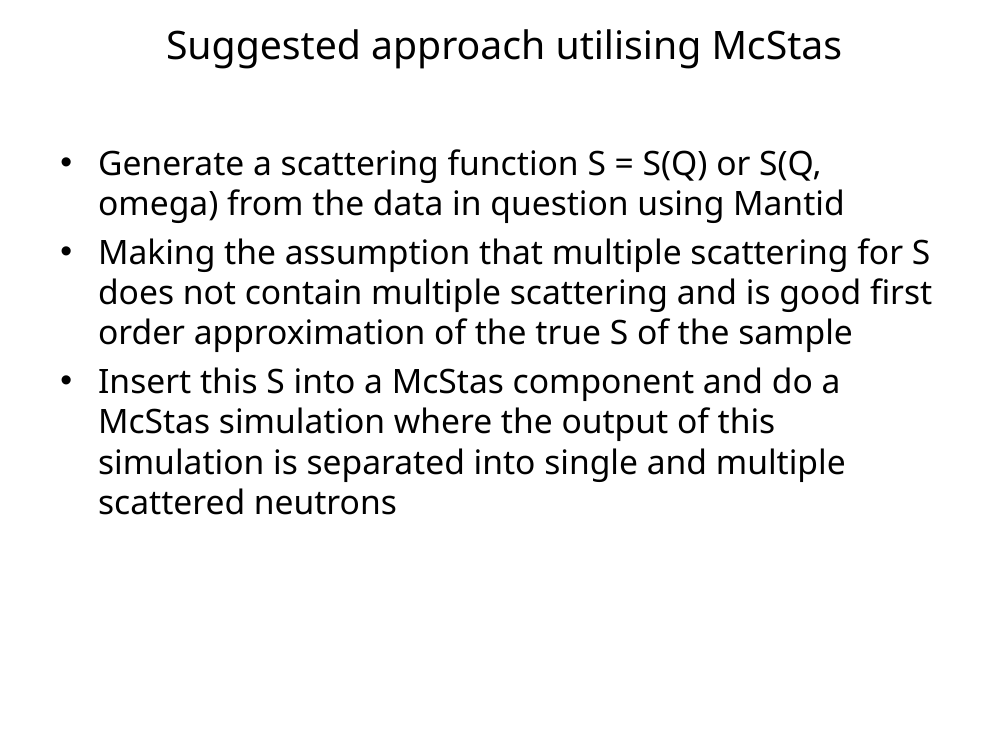
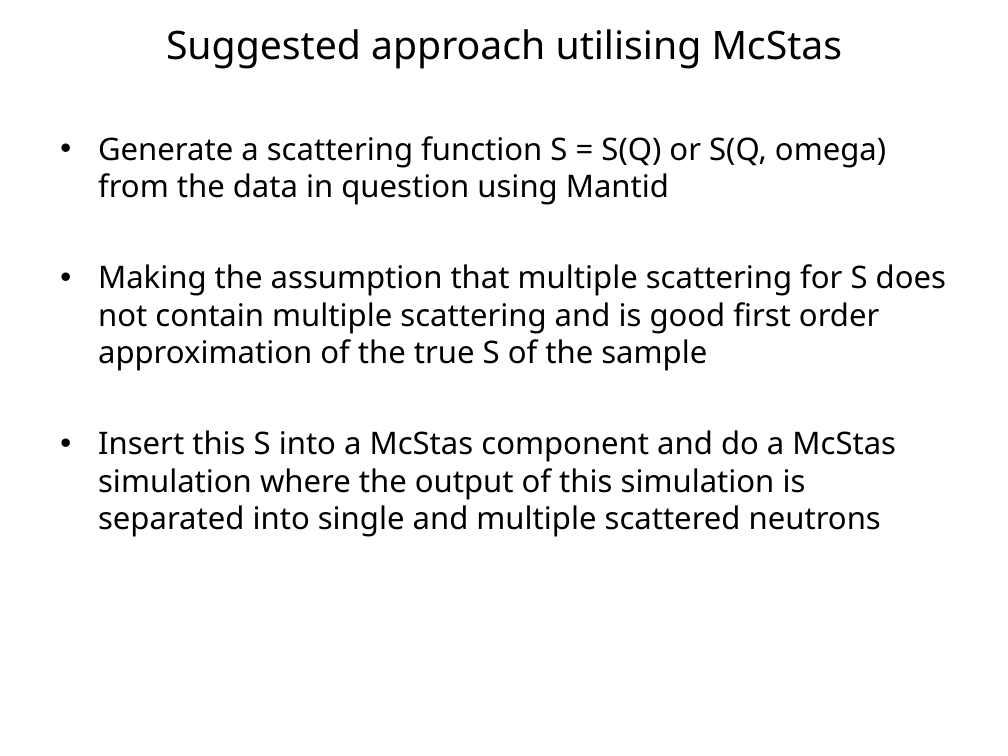
Before and after one commit to mantidproject/documents, a slide deck: slide 8 of Presentations/Multiple Scattering Presentation/Investigating multiple scattering with McStas.ppt. Drawn at 1008x756 pixels with LibreOffice and Linux fonts; fonts in the diff are those of the drawing; background and template pictures are left out. Boxes give left, top, right and bottom in pixels: in the first picture for what was removed or moved away, otherwise in the second. Text is boxed around its words. In the diff, an @@ line names an element or a change of style, - is before the commit and + after.

```diff
--- a/Presentations/Multiple Scattering Presentation/Investigating multiple scattering with McStas.ppt
+++ b/Presentations/Multiple Scattering Presentation/Investigating multiple scattering with McStas.ppt
@@ text "Generate a scattering function S ...": place and size @@
-text "Generate a scattering function S ..." at (98, 149, 932, 515)
+text "Generate a scattering function S ..." at (98, 136, 946, 537)
@@ text "Generate a scattering function S ..." at (98, 136, 946, 537): size 24 to 22.2 pt @@
```
Also in this commit, not shown: 4 other slides changed, 4 slides added, 1 slide removed.
